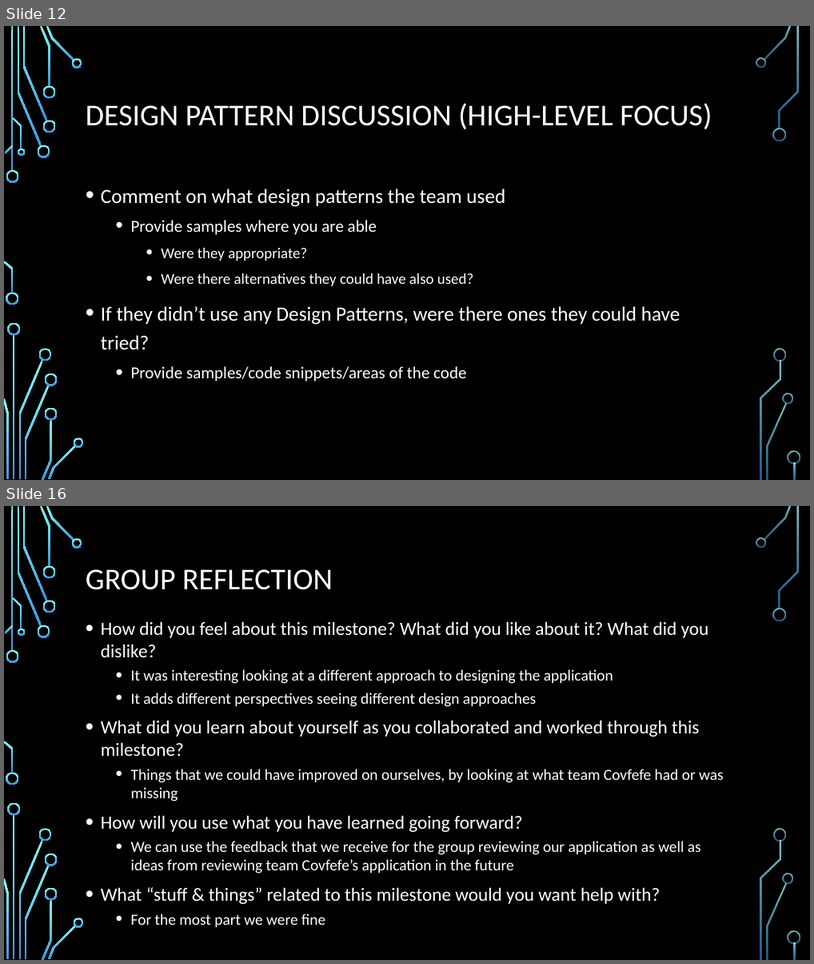
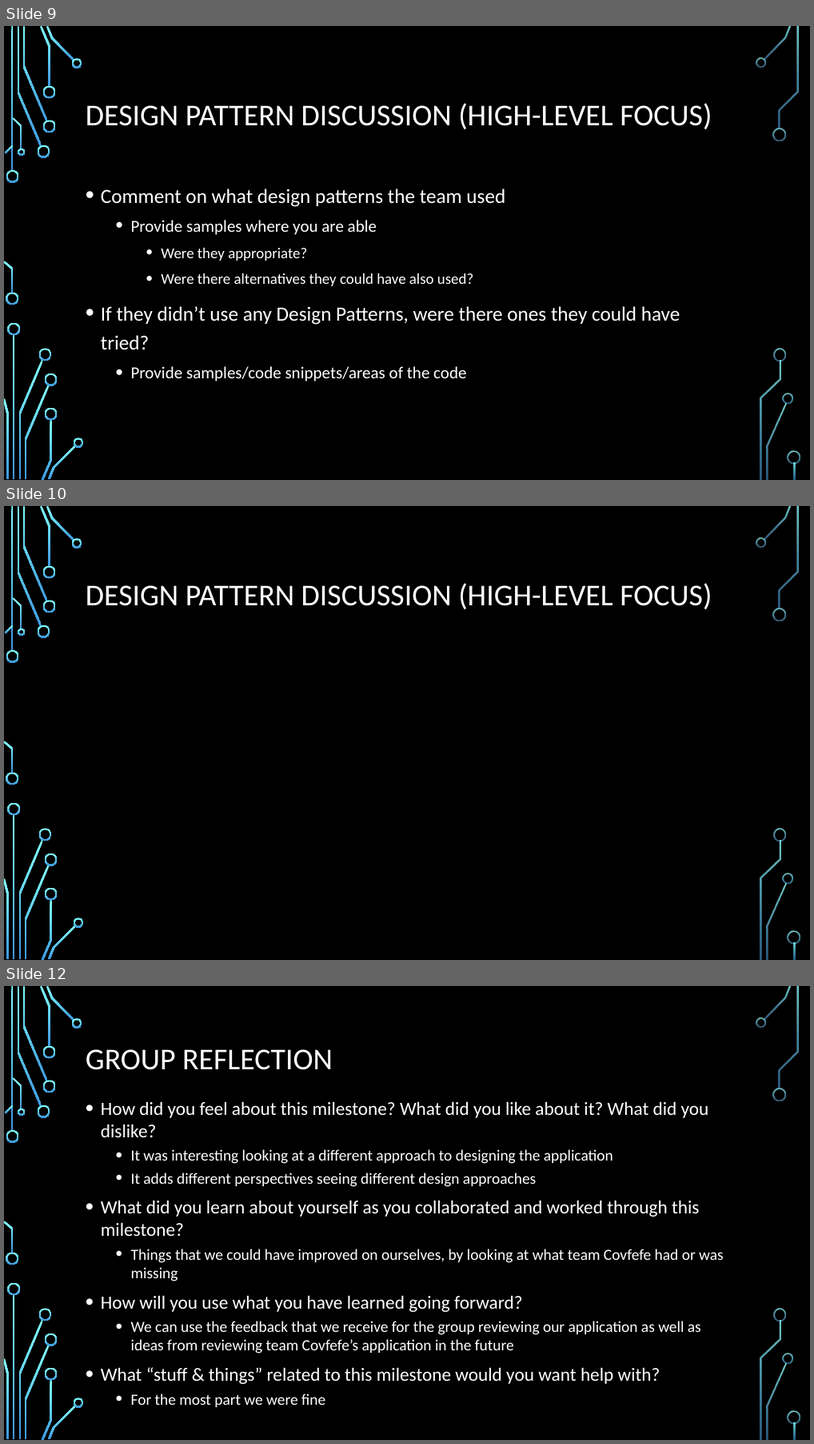
Before and after one commit to ureginastudent/PROJECT, a slide deck: Milestone 7/ENSE 470 Milestone 7.pptx. Shown one above the other, each under a label of ours: slides 12 and 16 before the commit, slides 9, 10 and 12 after it; the slides between them are not shown. The pictures are 814x964 and 814x1444 pixels, drawn with LibreOffice and Linux fonts; fonts in the diff are those of the drawing; background and template pictures are left out. Boxes give left, top, right and bottom in pixels: in the first picture for what was removed or moved away, otherwise in the second. Text is boxed around its words. In the diff, an @@ line names an element or a change of style, - is before the commit and + after.

```diff
--- a/Milestone 7/ENSE 470 Milestone 7.pptx
+++ b/Milestone 7/ENSE 470 Milestone 7.pptx
@@ slide 10 added at (x1=4, y1=506, x2=810, y2=960), background picture (left out); not listed: 36 template elements that a slide beside it also shows @@
@@ title added at (x1=86, y1=583, x2=712, y2=609), 36 pt, text #FFFFFF @@
+DESIGN PATTERN DISCUSSION (HIGH-LEVEL FOCUS)
@@ what was slide 12 is now slide 9 @@
@@ what was slide 16 is now slide 12 @@
```
Also in this commit, not shown: 2 slides changed, 1 other slide added, 6 slides removed.
